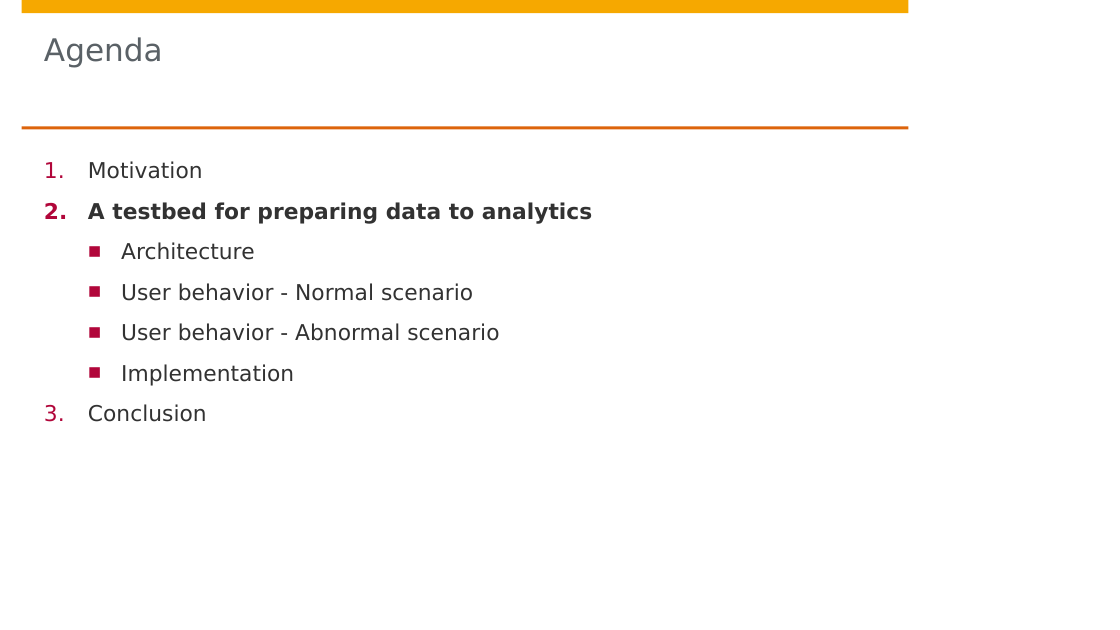
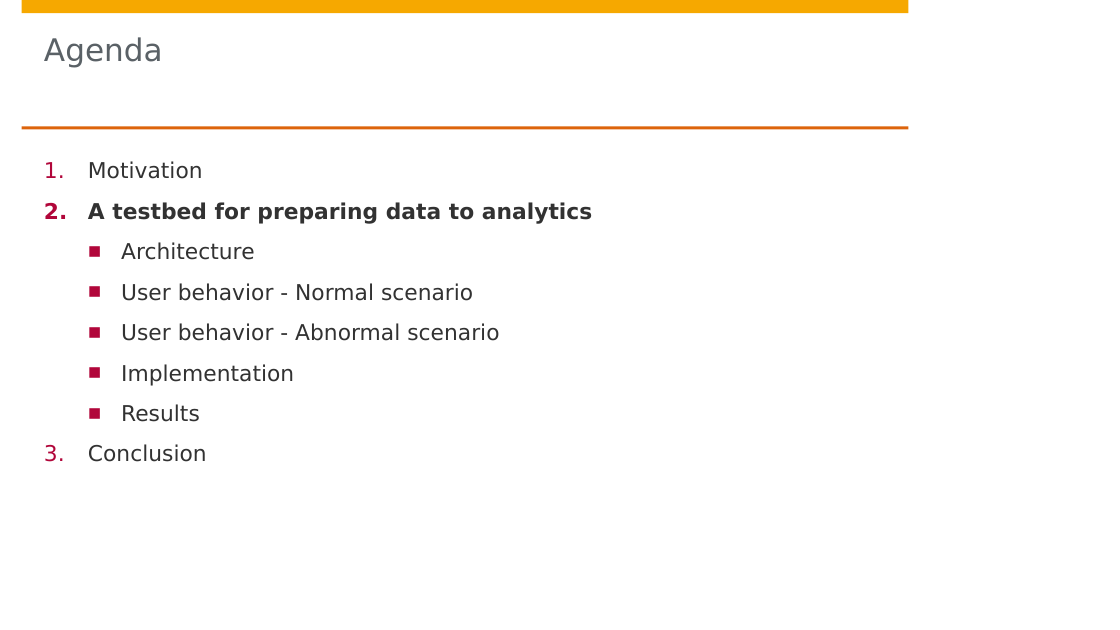
Before and after one commit to aragats/HPI, a slide deck: slide 3 of Research School/Retreat/Fall 2014/retreat draft 4/Aragats_Amirkhanyan_Fall_Retreat_2014.pptx. Drawn at 1120x630 pixels with LibreOffice and Linux fonts; fonts in the diff are those of the drawing; background and template pictures are left out. Boxes give left, top, right and bottom in pixels: in the first picture for what was removed or moved away, otherwise in the second. Text is boxed around its words. In the diff, an @@ line names an element or a change of style, - is before the commit and + after.

```diff
--- a/Research School/Retreat/Fall 2014/retreat draft 4/Aragats_Amirkhanyan_Fall_Retreat_2014.pptx
+++ b/Research School/Retreat/Fall 2014/retreat draft 4/Aragats_Amirkhanyan_Fall_Retreat_2014.pptx
@@ text at (121, 404, 200, 422): paragraph added @@
+  ■ Results
```
Also in this commit, not shown: 4 other slides changed, 6 slides removed, 1 other file.
